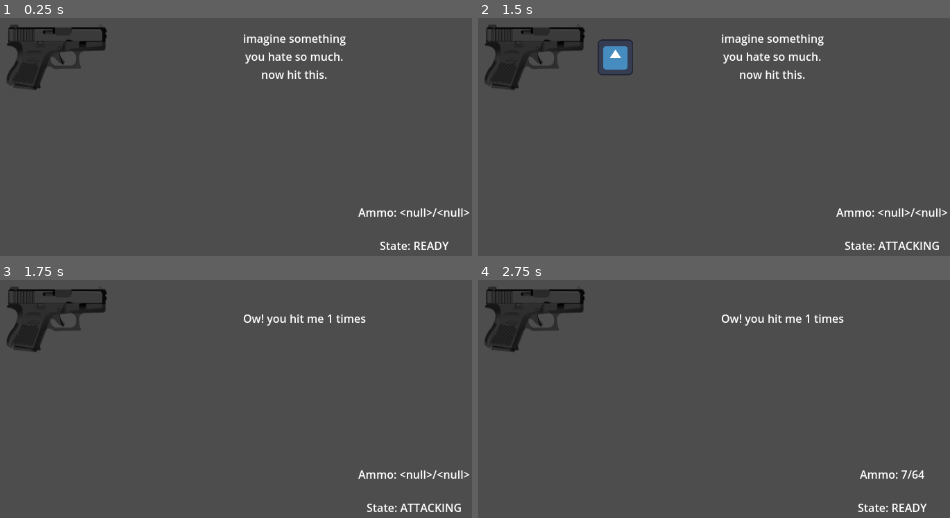
Above: before the commit, frames 1-4 (two rows, left to right).
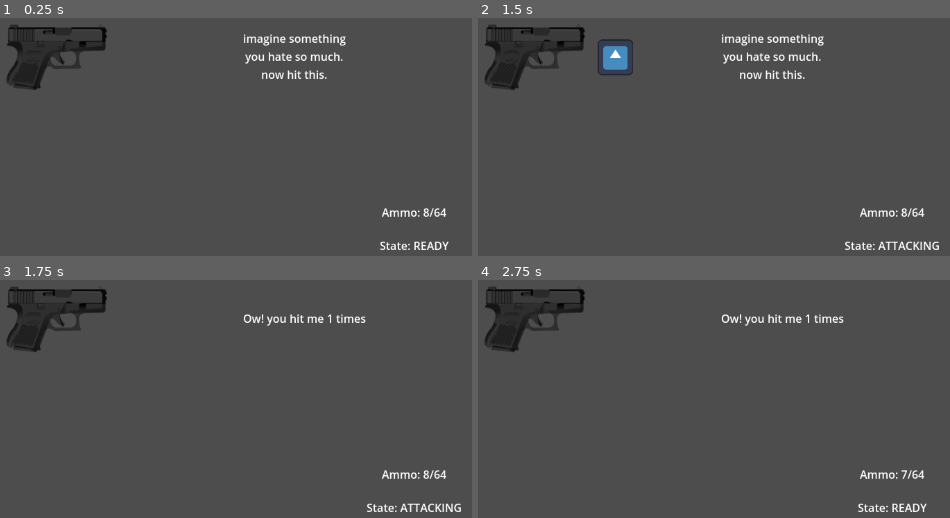
Above: after the commit, the same moments.

Repository: Sparrowworks/Vanguard
Game: Godot game, scene res://test_scene/test_ranged/test_ranged.tscn
Same seed, same stepped clock (60 frames per second), same inputs: the game is played once before the commit and once after it. This scene is started directly instead of the project's main scene. The engine's default icon, where the game draws it, is replaced by a stand-in: a white triangle on a blue panel in a dark square.
Inputs (mouse positions are in pixels of both pictures, inside the frame that each line leads up to):
- Up to frame 1 (0.25 s): no input
- Up to frame 2 (1.5 s): tap Enter at 0.5 s; move the mouse to (728, 29) at 0.52 s; tap E (equip) at 0.6 s; tap Space at 1.25 s; move the mouse to (outside the picture) at 1.27 s; click (outside the picture) at 1.35 s
- Up to frame 3 (1.75 s): no input
- Up to frame 4 (2.75 s): tap Enter at 2 s; move the mouse to (outside the picture) at 2.02 s; tap E (equip) at 2.1 s

The runs differ from the first frame. In frame 1, 0.5% of the frame differs, in the area x 75-100%, y 79-84%; in frame 2, 0.5%; in frame 3, 0.5%; in frame 4, nothing differs.

Commit message:
fixed null UI display

Diff:
--- a/blueprints/ranged/ranged.gd
+++ b/blueprints/ranged/ranged.gd
@@ -16,6 +16,11 @@
 func _ready() -> void:
 	current_mag = mag_size
 	current_ammo = max_ammo
+
+	collected_data = {
+		"ammo": current_ammo,
+		"mag": current_mag,
+		}
 
 	if (projectile == null):
 		printerr("Undefined Projectile")
